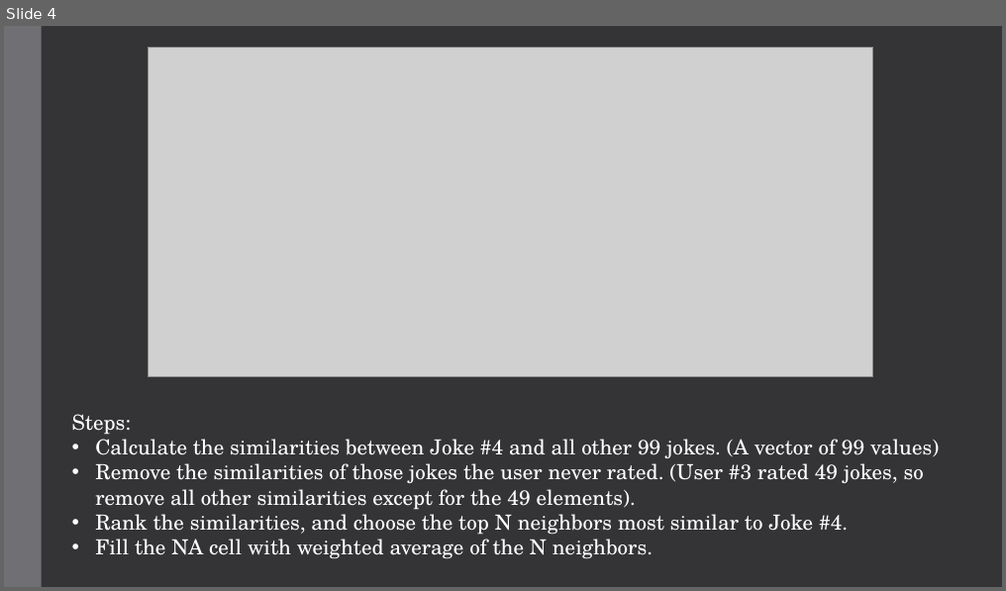
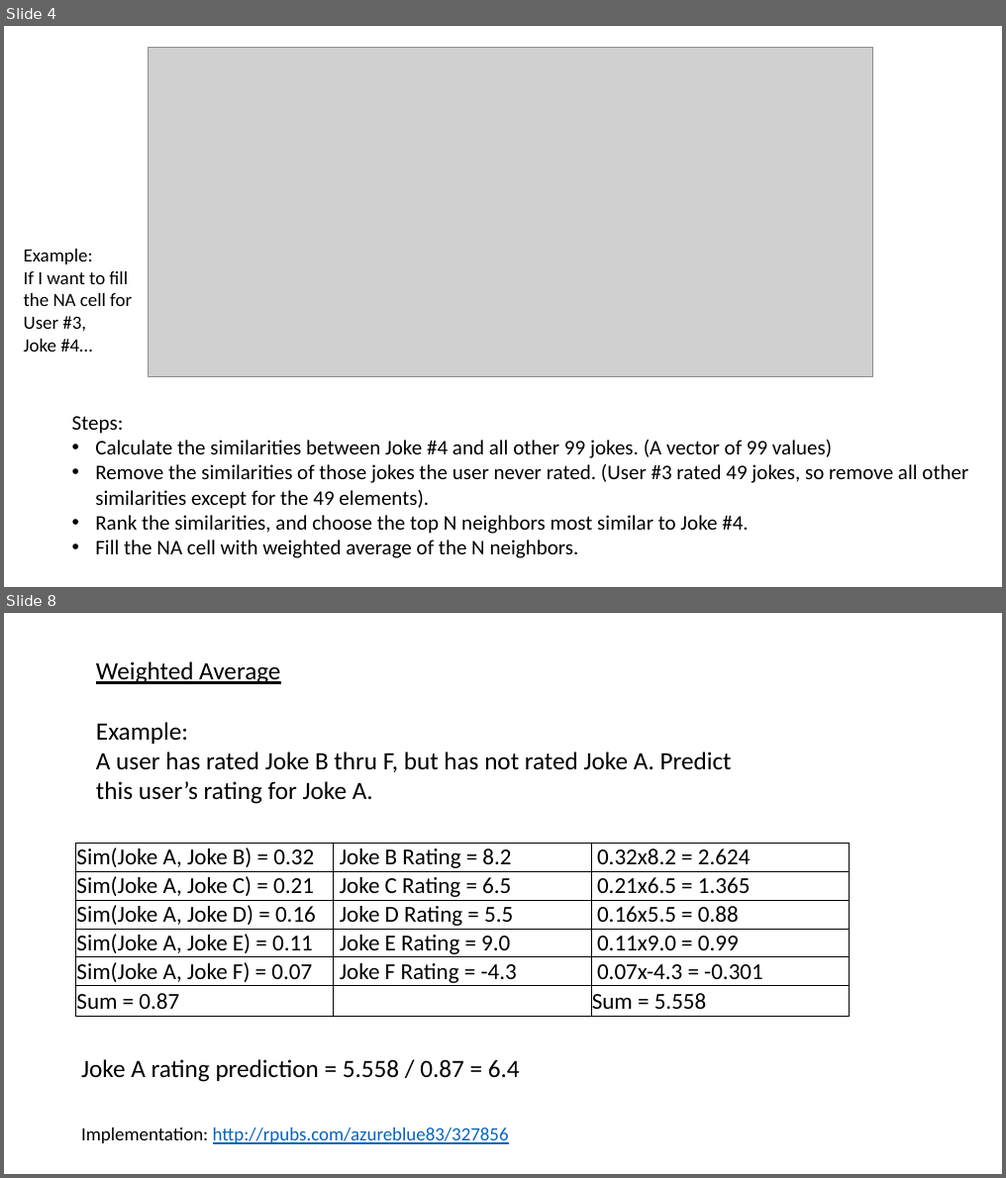
Before and after one commit to Tyllis/Data607, a slide deck: jester-collaborative-filtering.pptx. Shown one above the other, each under a label of ours: slide 4 before the commit, slides 4 and 8 after it; the slides between them are not shown. The pictures are 1006x591 and 1006x1178 pixels, drawn with LibreOffice and Linux fonts; fonts in the diff are those of the drawing; grey boxes stand for pictures. Boxes give left, top, right and bottom in pixels: in the first picture for what was removed or moved away, otherwise in the second. Text is boxed around its words. In the diff, an @@ line names an element or a change of style, - is before the commit and + after.

```diff
--- a/jester-collaborative-filtering.pptx
+++ b/jester-collaborative-filtering.pptx
@@ slide 8 added at box(4, 613, 1002, 1174), background #FFFFFF @@
@@ text added at box(96, 662, 732, 804), 24 pt, text #000000 @@
+Weighted Average
+Example:
+A user has rated Joke B thru F, but has not rated Joke A. Predict this user’s rating for Joke A.
@@ table added at box(76, 843, 848, 1017), 6 rows, 3 columns @@
+Sim(Joke A, Joke B) = 0.32 | Joke B Rating = 8.2 | 0.32x8.2 = 2.624
+Sim(Joke A, Joke C) = 0.21 | Joke C Rating = 6.5 | 0.21x6.5 = 1.365
+Sim(Joke A, Joke D) = 0.16 | Joke D Rating = 5.5 | 0.16x5.5 = 0.88
+Sim(Joke A, Joke E) = 0.11 | Joke E Rating = 9.0 | 0.11x9.0 = 0.99
+Sim(Joke A, Joke F) = 0.07 | Joke F Rating = -4.3 | 0.07x-4.3 = -0.301
+Sum = 0.87 |  | Sum = 5.558
@@ text added at box(81, 1059, 520, 1082), 24 pt, text #000000 @@
+Joke A rating prediction = 5.558 / 0.87 = 6.4
@@ text added at box(81, 1128, 509, 1145), 18 pt, text #0563C1, underline @@
+Implementation: http://rpubs.com/azureblue83/327856
@@ slide 4 changed as well @@
@@ background #353537 to #FFFFFF @@
@@ rectangle removed at box(4, 26, 42, 587) @@
@@ text added at box(24, 249, 132, 352), 18 pt, text #000000 @@
+Example:
+If I want to fill
+the NA cell for
+User #3,
+Joke #4…
@@ text "Steps:" at box(72, 416, 968, 559): font TeX Gyre Schola to Calibri, text colour #FFFFFF to #000000 @@
```
Also in this commit, not shown: 3 other slides changed, 5 other slides added, 1 slide removed.
